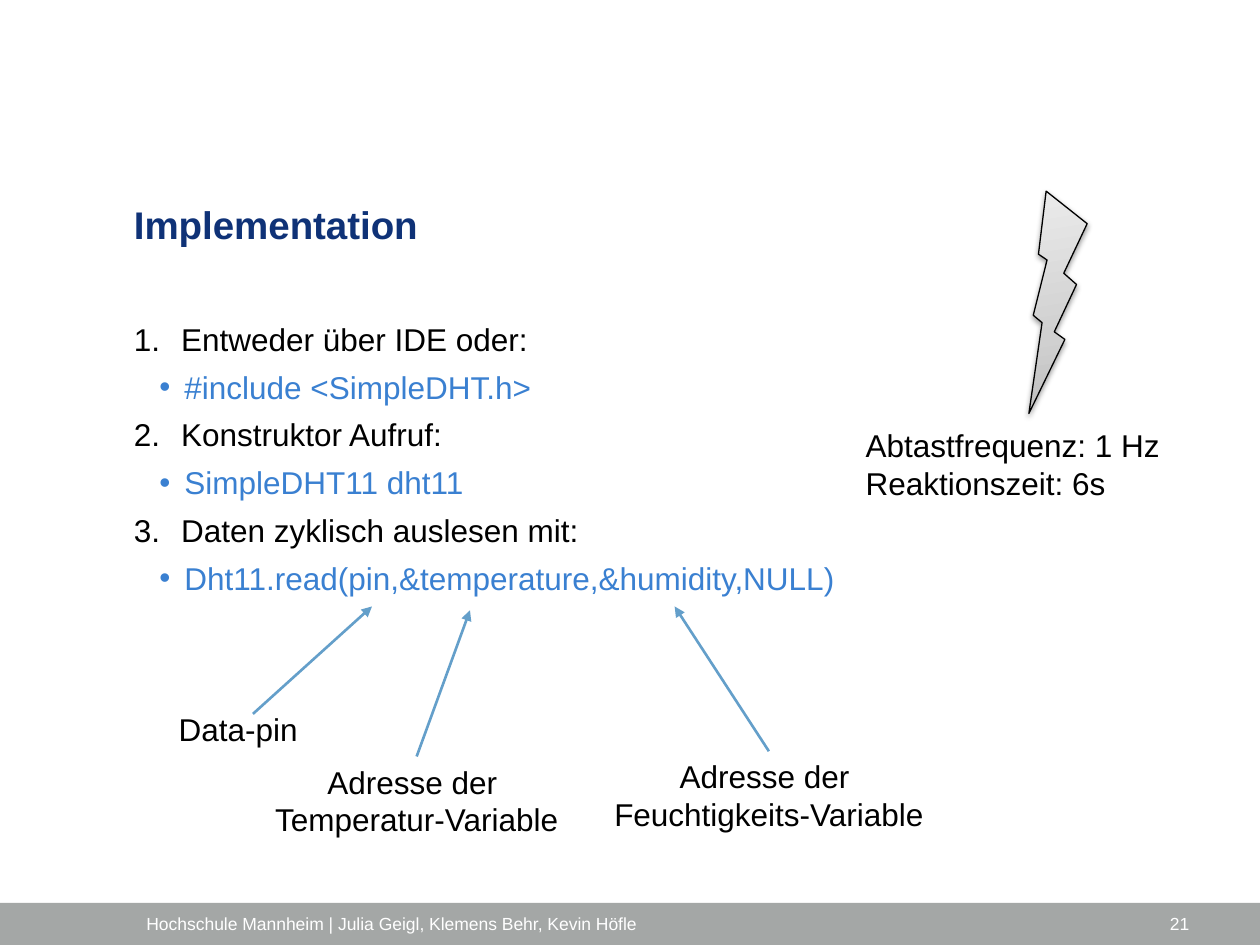
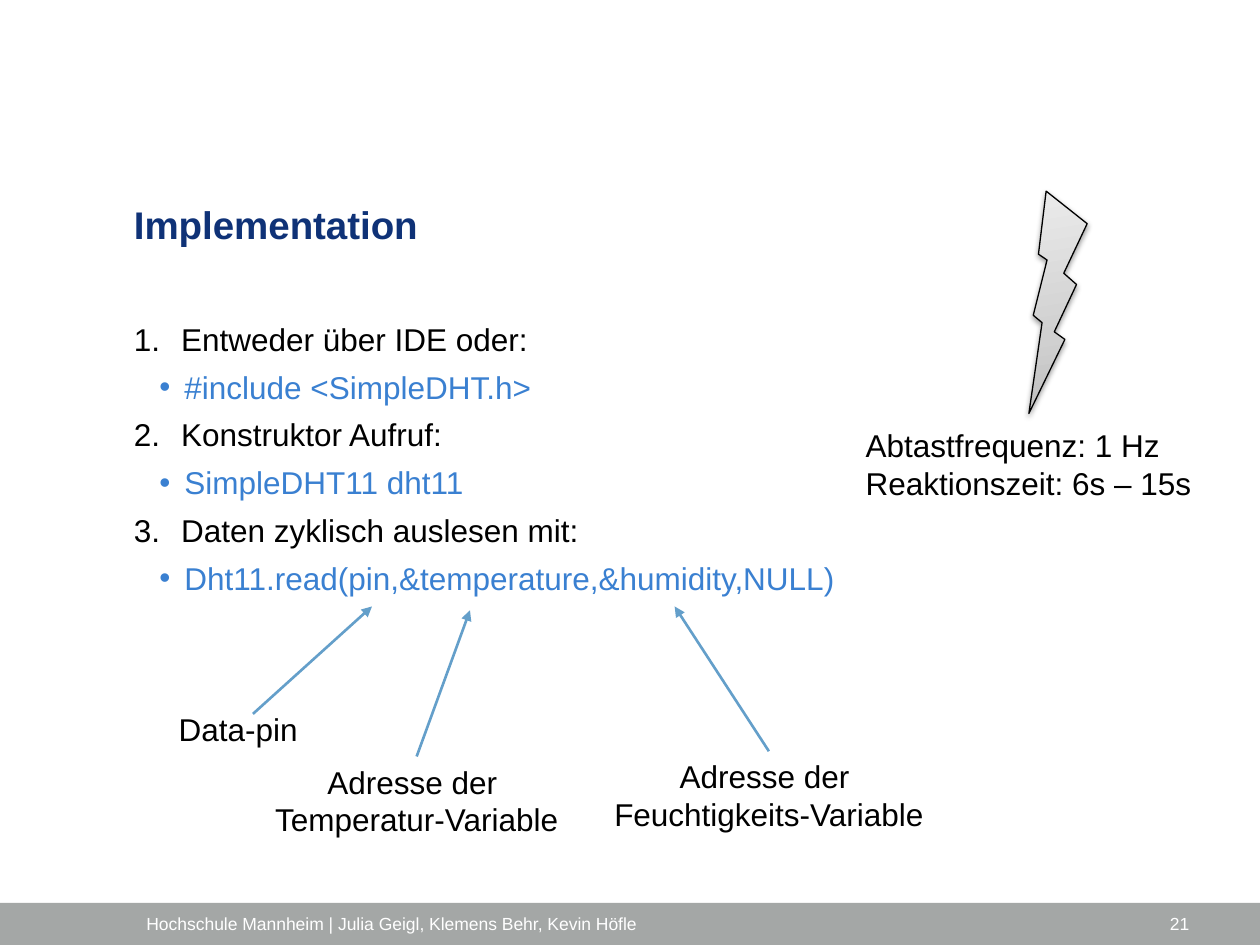
Before and after one commit to ProjektlaborEmbeddedSecurity/Presentation, a slide deck: slide 21 of PES_FH_VERS.pptx. Drawn at 1260x945 pixels with LibreOffice and Linux fonts; fonts in the diff are those of the drawing; background and template pictures are left out. Boxes give left, top, right and bottom in pixels: in the first picture for what was removed or moved away, otherwise in the second. Text is boxed around its words. In the diff, an @@ line names an element or a change of style, - is before the commit and + after.

```diff
--- a/PES_FH_VERS.pptx
+++ b/PES_FH_VERS.pptx
@@ text at (x1=866, y1=472, x2=1191, y2=496): text changed @@
-Reaktionszeit: 6s
+Reaktionszeit: 6s – 15s
```
Also in this commit, not shown: 6 other slides changed, 1 slide added.
